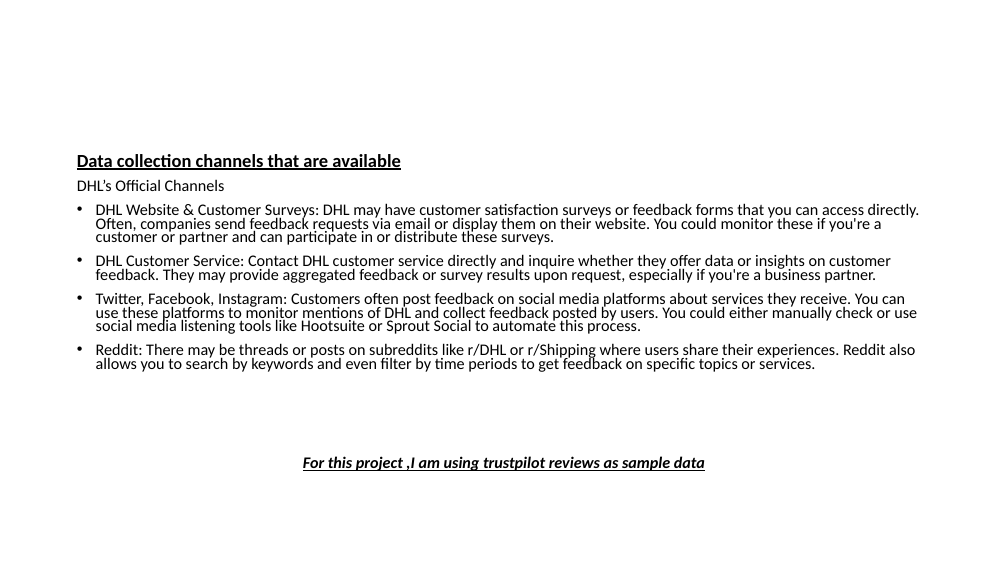
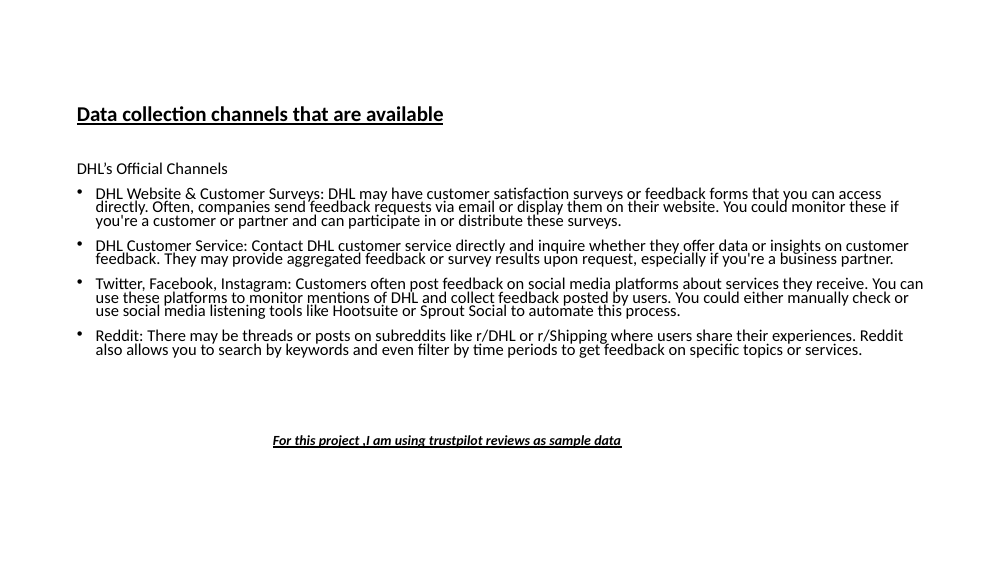
Before and after one commit to ShiviV/DHL-Sentiment-and-Topic-modelling, a slide deck: slide 4 of DHL Approach.pptm. Drawn at 1008x567 pixels with LibreOffice and Linux fonts; fonts in the diff are those of the drawing. Boxes give left, top, right and bottom in pixels: in the first picture for what was removed or moved away, otherwise in the second. Text is boxed around its words. In the diff, an @@ line names an element or a change of style, - is before the commit and + after.

```diff
--- a/DHL Approach.pptm
+++ b/DHL Approach.pptm
@@ text "Data collection channels that are ...": place and size @@
-text "Data collection channels that are ..." at [77,154,920,471]
+text "Data collection channels that are ..." at [77,106,923,448]
@@ text "Data collection channels that are ..." at [77,106,923,448]: size 17.6 to 19.9 pt in "Data collection channels that are available"; size 15.4 to 15.7 pt; size 15.4 to 13.3 pt in "For this project ,I am using trustpilot ..." @@
```
Also in this commit, not shown: 4 other slides changed, 2 slides added, 2 slides removed.
